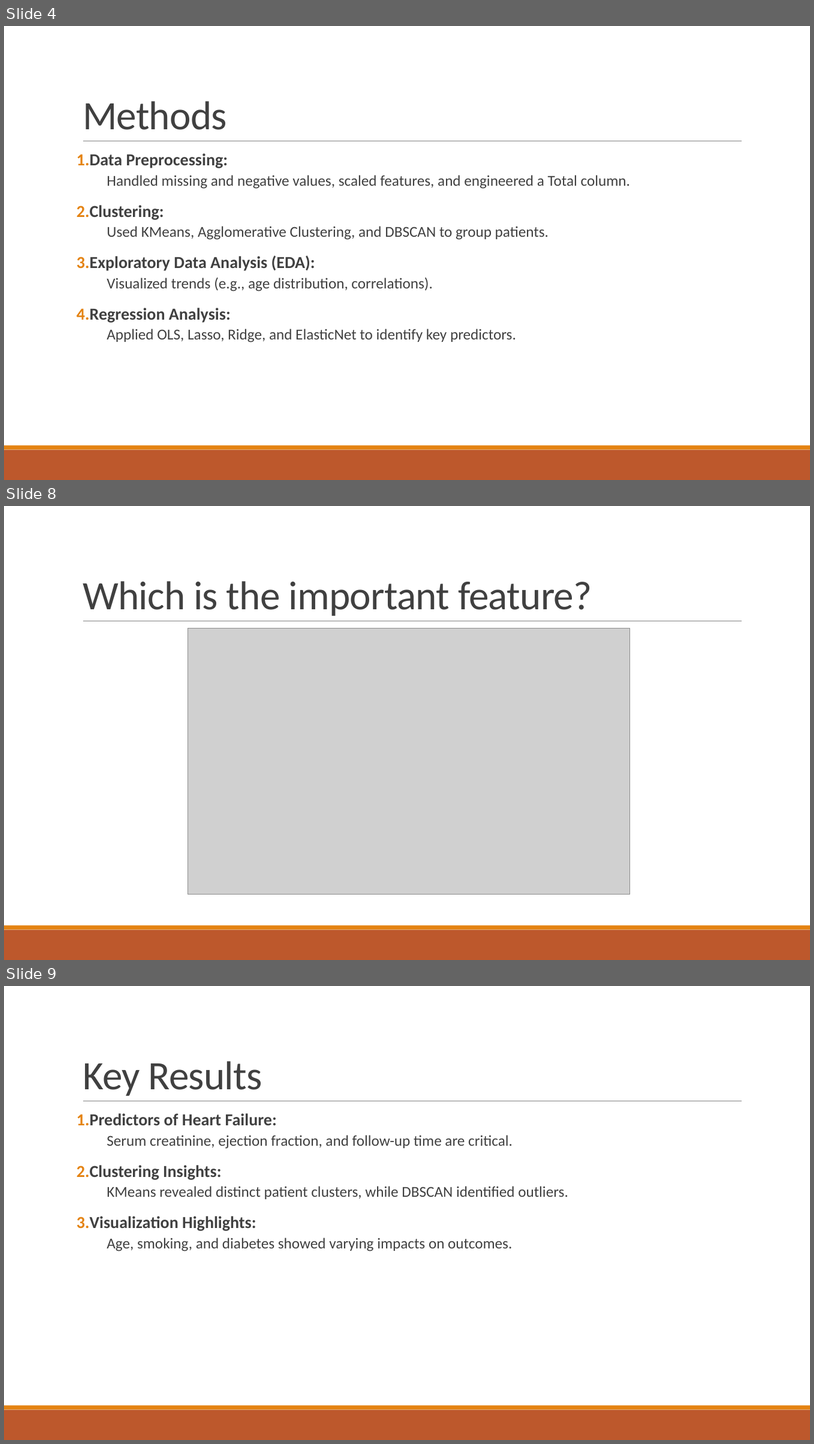
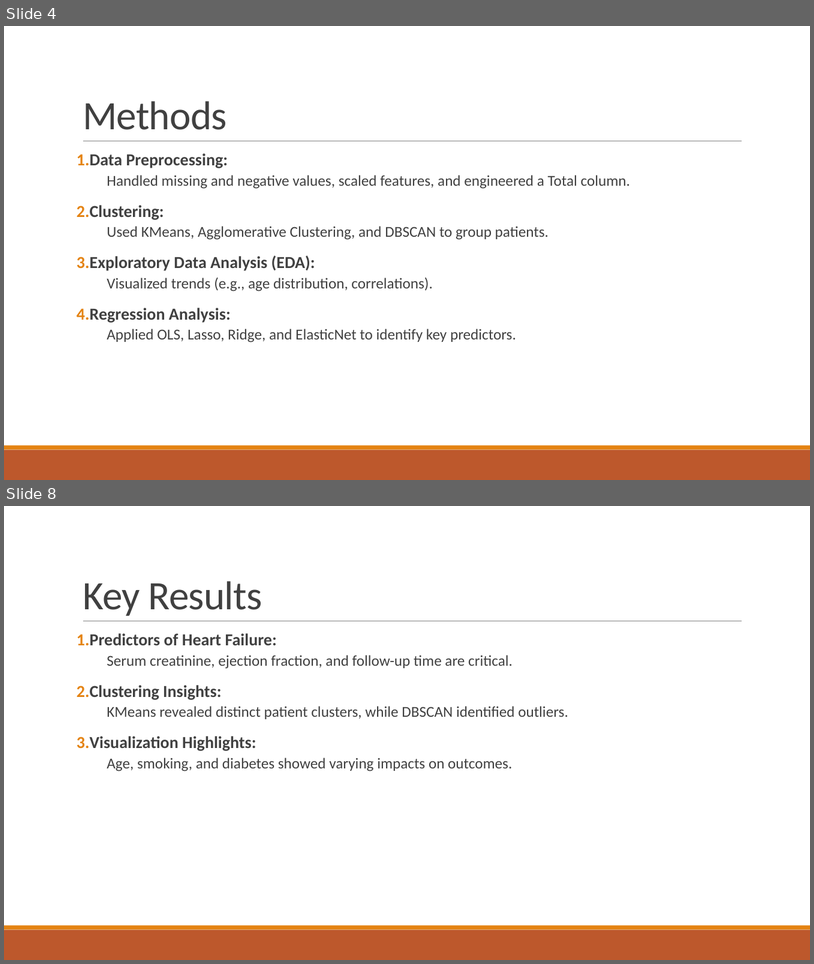
Before and after one commit to ahf-z/Heart-Failure-Analysis-and-Predictive-Modeling, a slide deck: presentation/DS project - Group 10.pptx. Shown one above the other, each under a label of ours: slides 4, 8 and 9 before the commit, slides 4 and 8 after it; the slides between them are not shown. The pictures are 814x1444 and 814x964 pixels, drawn with LibreOffice and Linux fonts; fonts in the diff are those of the drawing; grey boxes stand for pictures. Boxes give left, top, right and bottom in pixels: in the first picture for what was removed or moved away, otherwise in the second. Text is boxed around its words. In the diff, an @@ line names an element or a change of style, - is before the commit and + after.

```diff
--- a/presentation/DS project - Group 10.pptx
+++ b/presentation/DS project - Group 10.pptx
@@ slide 8 removed at [4,506,810,960], background #FFFFFF; not listed: 3 template elements that a slide beside it also shows @@
@@ title removed at [83,581,593,616] @@
-Which is the important feature?
@@ picture removed at [188,628,631,894] @@
@@ what was slide 9 is now slide 8 @@
```
Also in this commit, not shown: 4 slides changed.
